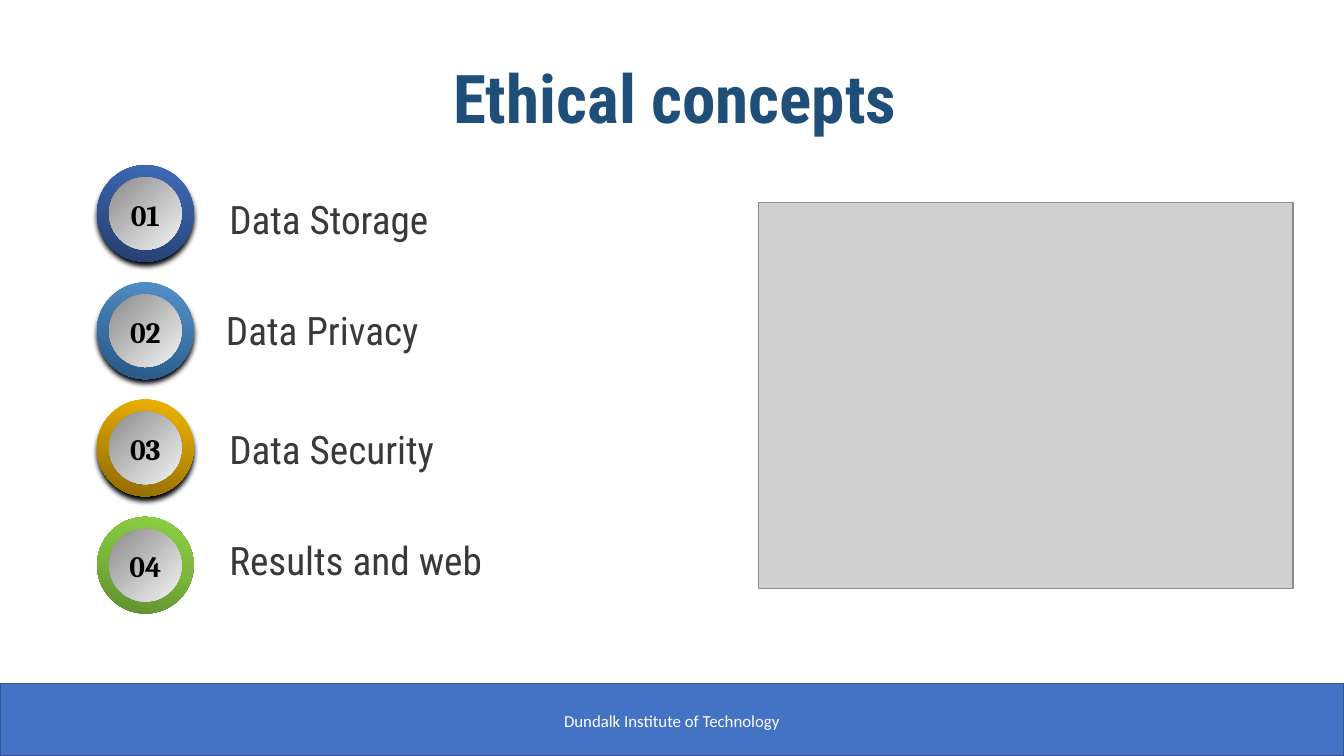
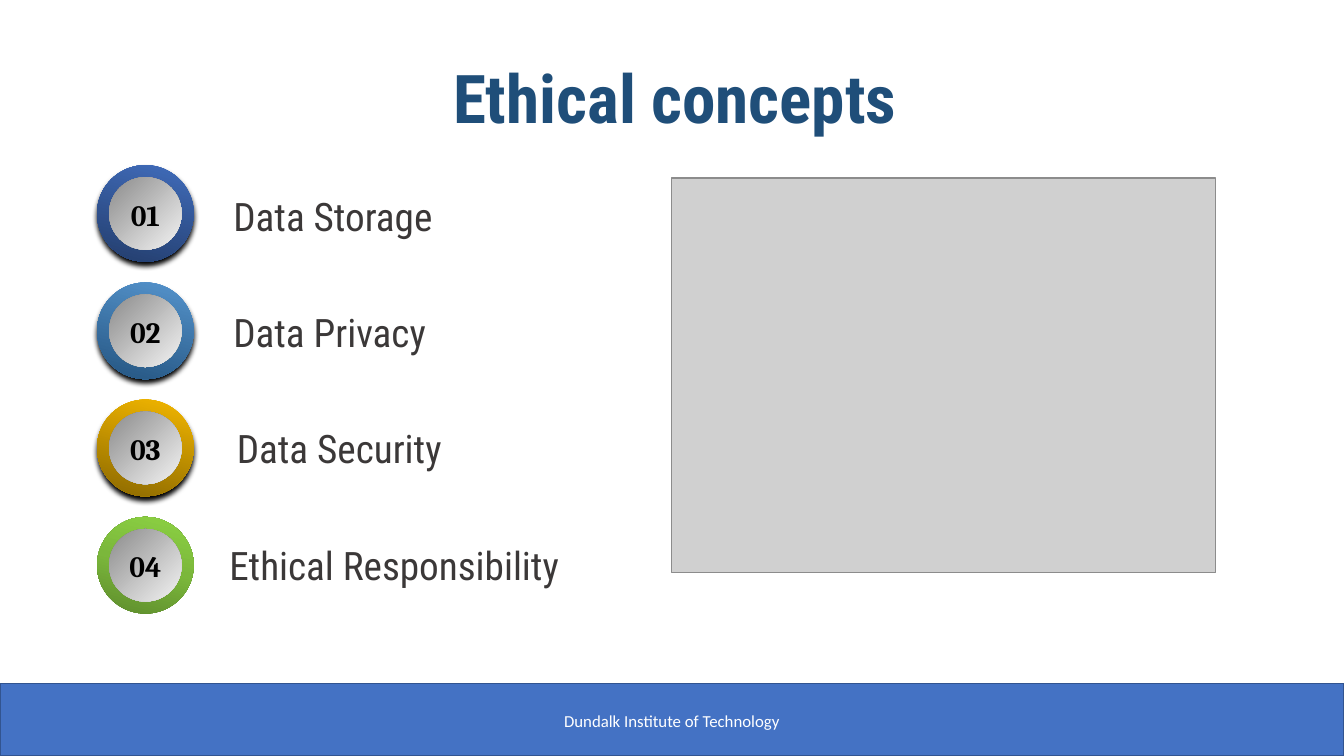
Before and after one commit to sujilkumarkm/desertion_dkit_msc_2022_sep, a slide deck: slide 4 of mani_sujil_dessertation_ppt.pptx. Drawn at 1344x756 pixels with LibreOffice and Linux fonts; fonts in the diff are those of the drawing; grey boxes stand for pictures. Boxes give left, top, right and bottom in pixels: in the first picture for what was removed or moved away, otherwise in the second. Text is boxed around its words. In the diff, an @@ line names an element or a change of style, - is before the commit and + after.

```diff
--- a/mani_sujil_dessertation_ppt.pptx
+++ b/mani_sujil_dessertation_ppt.pptx
@@ picture: place and size @@
-picture at <box>759,203,1294,590</box>
+picture at <box>673,178,1216,574</box>
@@ text "Data Storage": place and size @@
-text "Data Storage" at <box>229,205,429,242</box>
+text "Data Storage" at <box>233,202,433,239</box>
@@ text "Data Privacy": place and size @@
-text "Data Privacy" at <box>226,316,418,354</box>
+text "Data Privacy" at <box>233,318,426,356</box>
@@ text "Data Security": place and size @@
-text "Data Security" at <box>229,435,434,473</box>
+text "Data Security" at <box>237,434,441,472</box>
@@ text at <box>229,550,559,589</box>: text changed @@
-Results and web
+Ethical Responsibility
```
Also in this commit, not shown: 7 other slides changed, 4 slides added, 2 slides removed.
